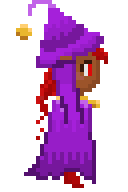
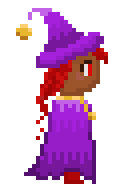
Before/after of a 128px x 192px layered artwork. What changed in the layer stack:
hid group "slowfall5" (10 layers) over (28, 0, 100, 188)
showed group "normal" (6 layers) over (28, 8, 100, 184)
